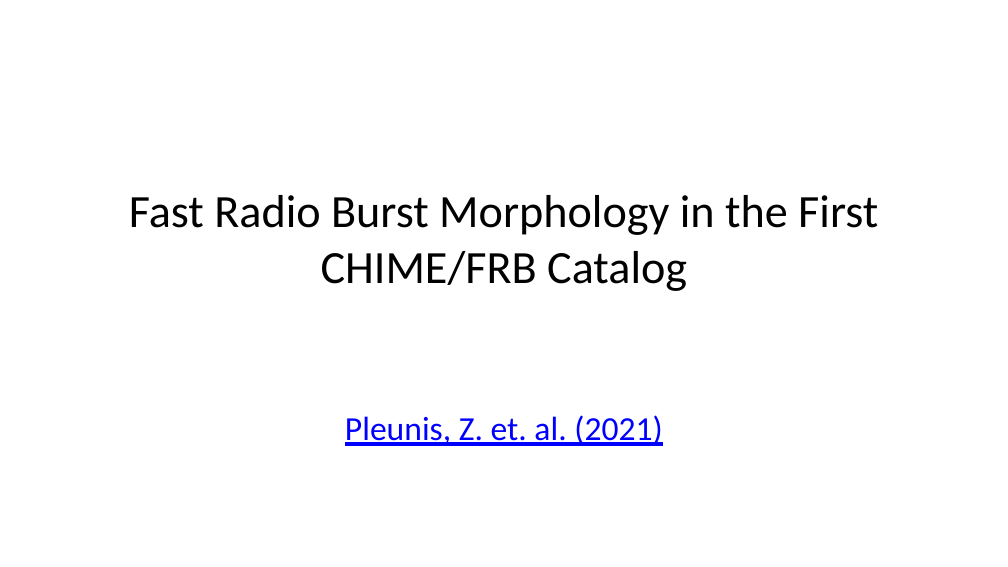
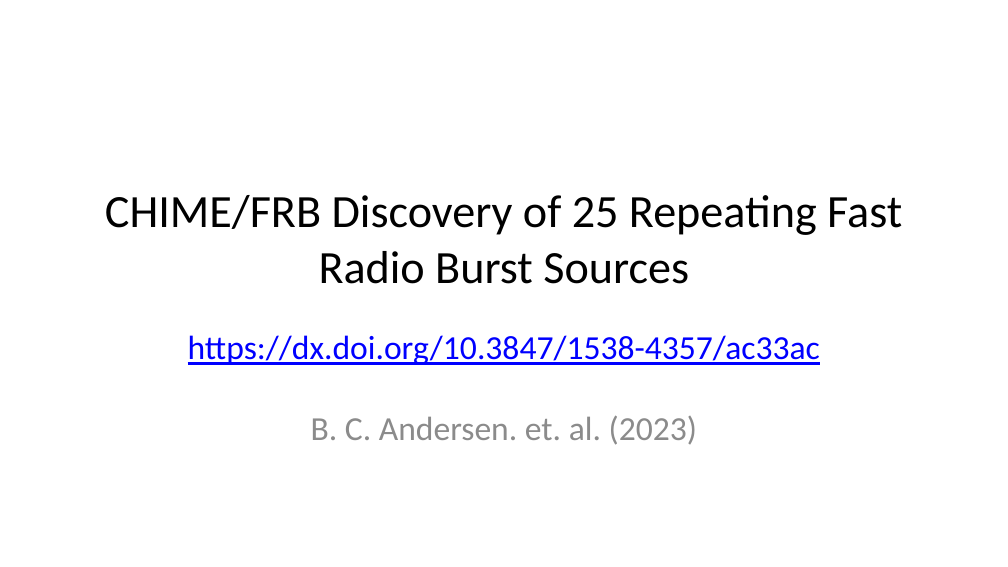
Before and after one commit to Thaza-Kun/sarjana, a slide deck: slide 1 of docs/slides/andersen_2023/slides.pptx. Drawn at 1008x567 pixels with LibreOffice and Linux fonts; fonts in the diff are those of the drawing. Boxes give left, top, right and bottom in pixels: in the first picture for what was removed or moved away, otherwise in the second. Text is boxed around its words. In the diff, an @@ line names an element or a change of style, - is before the commit and + after.

```diff
--- a/docs/slides/andersen_2023/slides.pptx
+++ b/docs/slides/andersen_2023/slides.pptx
@@ title at bbox=[105, 195, 902, 284]: text changed @@
-Fast Radio Burst Morphology in the First CHIME/FRB Catalog
+CHIME/FRB Discovery of 25 Repeating Fast Radio Burst Sources
@@ subtitle at bbox=[188, 335, 820, 445]: text changed @@
-Pleunis, Z. et. al. (2021)
+https://dx.doi.org/10.3847/1538-4357/ac33ac
+B. C. Andersen. et. al. (2023)
```
Also in this commit, not shown: 2 other slides changed, 12 slides added, 12 slides removed, 20 other files.
